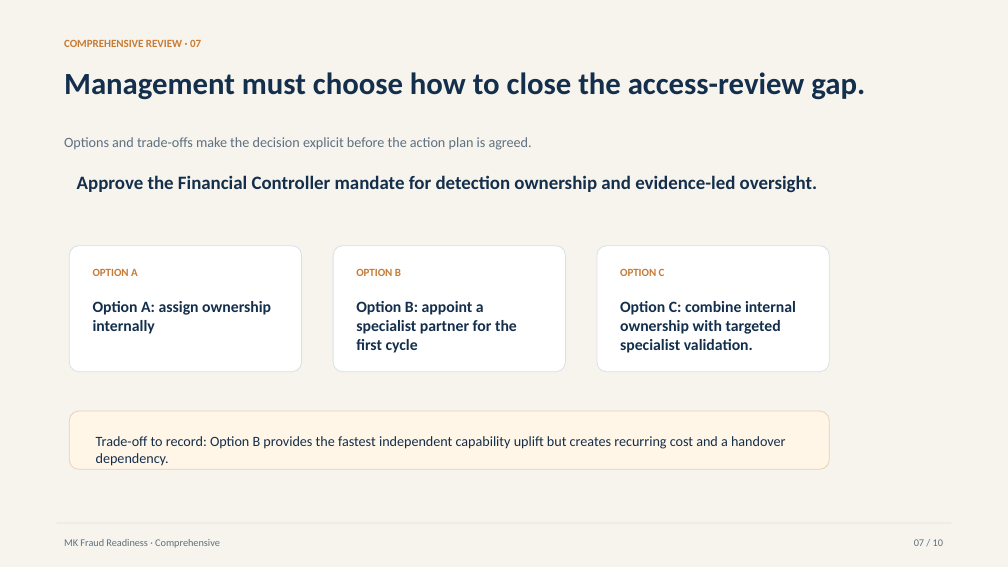
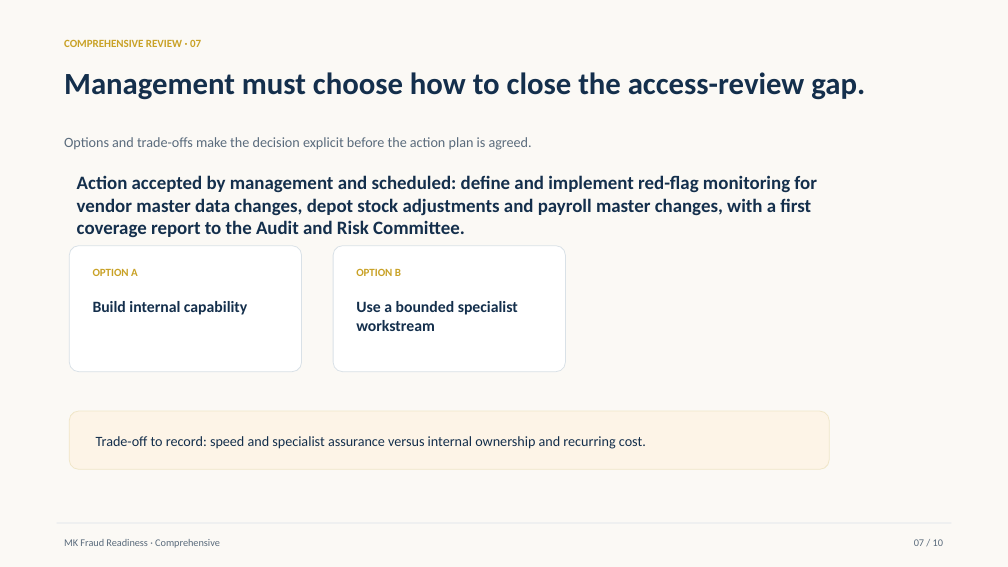
Before and after one commit to Tondani1995/mk-fraud-readiness-score, a slide deck: slide 7 of outputs/commercial-quality/kestrel-industrial-supply-pty-ltd-executive-presentation.pptx. Drawn at 1008x567 pixels with LibreOffice and Linux fonts; fonts in the diff are those of the drawing. Boxes give left, top, right and bottom in pixels: in the first picture for what was removed or moved away, otherwise in the second. Text is boxed around its words. In the diff, an @@ line names an element or a change of style, - is before the commit and + after.

Commit message:
Implement reporting bible and objective gates

```diff
--- a/outputs/commercial-quality/kestrel-industrial-supply-pty-ltd-executive-presentation.pptx
+++ b/outputs/commercial-quality/kestrel-industrial-supply-pty-ltd-executive-presentation.pptx
@@ background #F7F4EE to #FBF9F5 @@
@@ text colour #C77B35 to #C9A227 in 3 elements at (93,268,138,276), (356,268,401,276), (64,40,201,47) @@
@@ text at (77,175,817,237): text changed @@
-Approve the Financial Controller mandate for detection ownership and evidence-led oversight.
+Action accepted by management and scheduled: define and implement red-flag monitoring for vendor master data changes, depot stock adjustments and payroll master changes, with a first coverage report to the Audit and Risk Committee.
@@ rounded rectangle at (70,246,302,372): outline #D8E0E5 0.75 pt to #D9E1E7 0.75 pt @@
@@ rounded rectangle at (333,246,566,372): outline #D8E0E5 0.75 pt to #D9E1E7 0.75 pt @@
@@ rounded rectangle removed at (597,246,830,372) @@
@@ text removed at (620,268,665,276) @@
-OPTION C
@@ text at (93,301,247,315): text changed @@
-Option A: assign ownership internally
+Build internal capability
@@ text at (356,301,518,331): text changed @@
-Option B: appoint a specialist partner for the first cycle
+Use a bounded specialist workstream
@@ text removed at (620,301,796,353) @@
-Option C: combine internal ownership with targeted specialist validation.
@@ rounded rectangle at (70,411,830,470): fill #FFF6E8 to #FDF4E7; outline #E8D1B2 0.75 pt to #F0E6C8 0.75 pt @@
@@ text at (96,436,646,449): text changed @@
-Trade-off to record: Option B provides the fastest independent capability uplift but creates recurring cost and a handover dependency.
+Trade-off to record: speed and specialist assurance versus internal ownership and recurring cost.
```
Also in this commit, not shown: 9 other slides changed, 59 other files.
